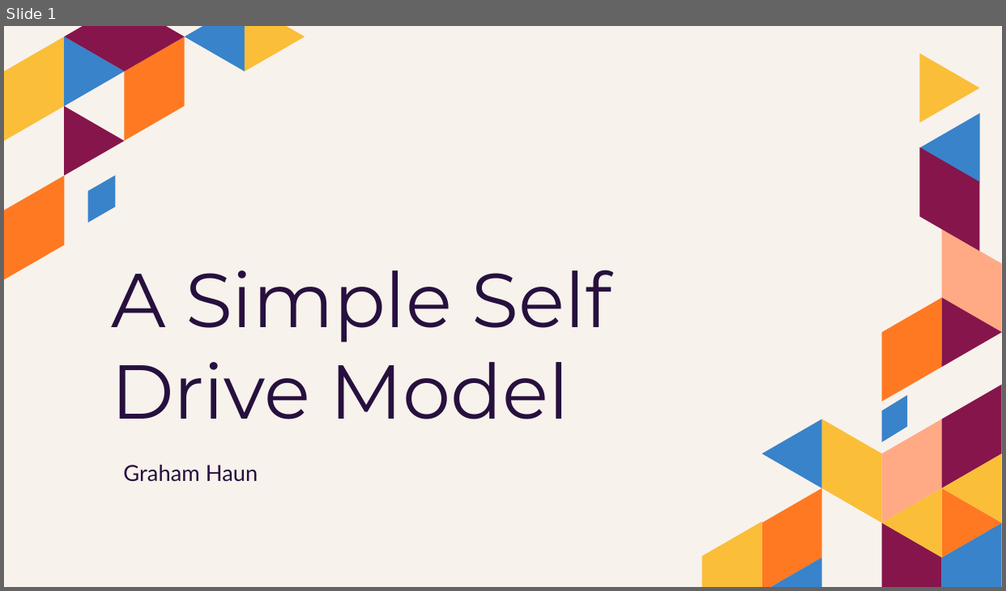
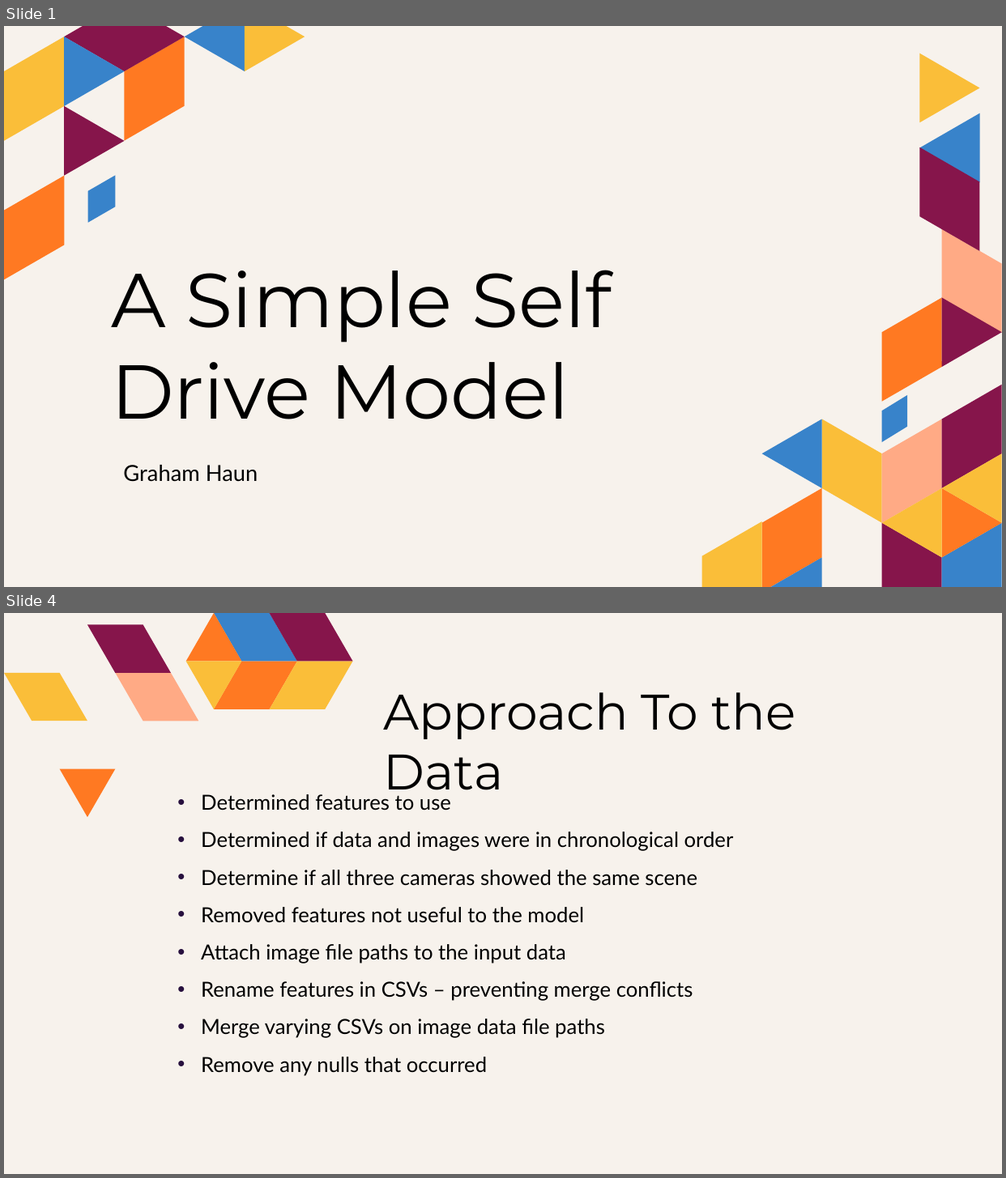
Before and after one commit to grahamjh99/VisionDrive, a slide deck: presentation/A Simple Self Drive Model.pptx. Shown one above the other, each under a label of ours: slide 1 before the commit, slides 1 and 4 after it; the slides between them are not shown. The pictures are 1006x591 and 1006x1178 pixels, drawn with LibreOffice and Linux fonts; fonts in the diff are those of the drawing. Boxes give left, top, right and bottom in pixels: in the first picture for what was removed or moved away, otherwise in the second. Text is boxed around its words. In the diff, an @@ line names an element or a change of style, - is before the commit and + after.

```diff
--- a/presentation/A Simple Self Drive Model.pptx
+++ b/presentation/A Simple Self Drive Model.pptx
@@ slide 4 added at box(4, 613, 1002, 1174), background #F7F2EC @@
@@ group added at box(4, 613, 352, 816): 10 freeform shapes @@
@@ title added at box(384, 692, 796, 802), 48 pt, text #000000 @@
+Approach To the Data
@@ subtitle added at box(201, 794, 734, 1076), 20 pt, text #000000 @@
+• Determined features to use
+• Determined if data and images were in chronological order
+• Determine if all three cameras showed the same scene
+• Removed features not useful to the model
+• Attach image file paths to the input data
+• Rename features in CSVs – preventing merge conflicts
+• Merge varying CSVs on image data file paths
+• Remove any nulls that occurred
@@ slide 1 changed as well @@
@@ title "A Simple Self Drive Model" at box(111, 270, 612, 420): text colour #27103E to #000000 @@
@@ subtitle "Graham Haun" at box(123, 465, 258, 482): text colour #27103E to #000000 @@
```
Also in this commit, not shown: 10 other slides added, 5 slides removed, 9 other files.
